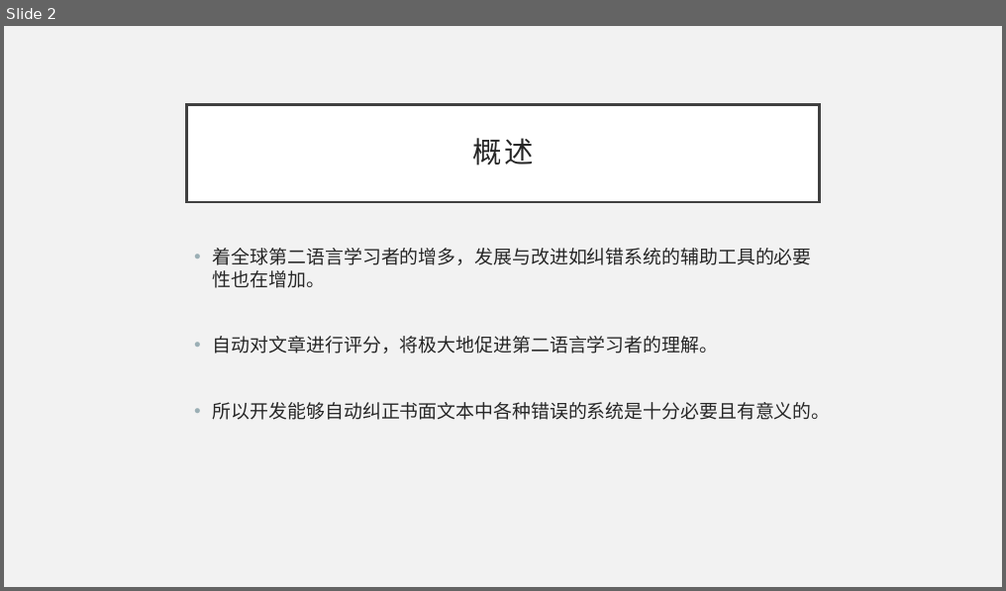
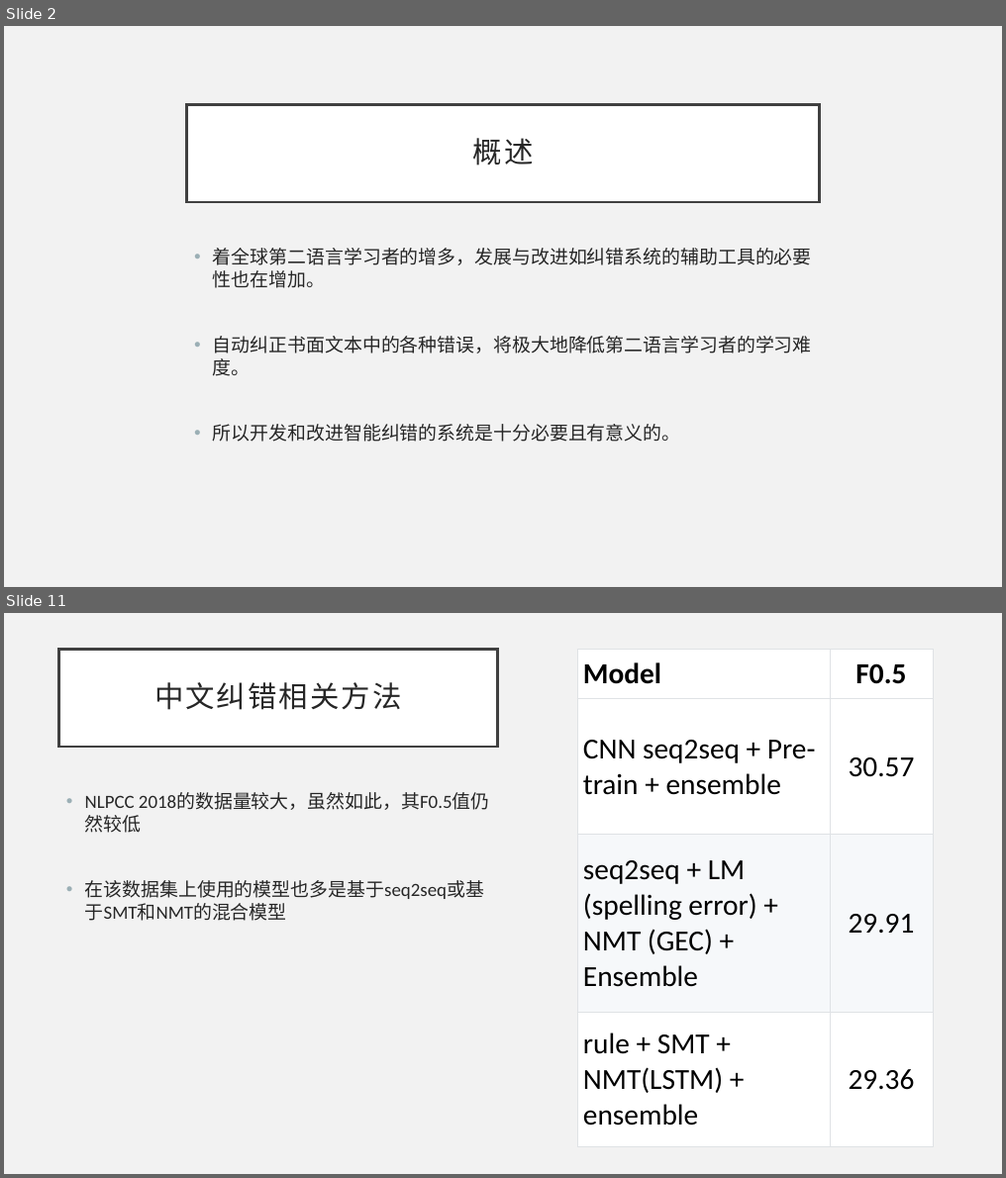
Before and after one commit to li-aolong/li-aolong.github.io, a slide deck: 北理东南研究院相关/报告-李英豪.pptx. Shown one above the other, each under a label of ours: slide 2 before the commit, slides 2 and 11 after it; the slides between them are not shown. The pictures are 1006x591 and 1006x1178 pixels, drawn with LibreOffice and Linux fonts; fonts in the diff are those of the drawing. Boxes give left, top, right and bottom in pixels: in the first picture for what was removed or moved away, otherwise in the second. Text is boxed around its words. In the diff, an @@ line names an element or a change of style, - is before the commit and + after.

```diff
--- a/北理东南研究院相关/报告-李英豪.pptx
+++ b/北理东南研究院相关/报告-李英豪.pptx
@@ slide 11 added at bbox=[4, 613, 1002, 1174], background #F2F2F2 @@
@@ title added at bbox=[58, 650, 497, 747], fill #FFFFFF, outline #404040 2.5 pt, 28 pt, text #262626 @@
+中文纠错相关方法
@@ table added at bbox=[577, 650, 933, 1148], 4 rows, 2 columns @@
+Model | F0.5
+CNN seq2seq + Pre-train + ensemble | 30.57
+seq2seq + LM (spelling error) + NMT (GEC) + Ensemble | 29.91
+rule + SMT + NMT(LSTM) + ensemble | 29.36
@@ text added at bbox=[85, 793, 490, 899], 18 pt, text #262626 @@
+• NLPCC 2018的数据量较大，虽然如此，其F0.5值仍然较低
+• 在该数据集上使用的模型也多是基于seq2seq或基于SMT和NMT的混合模型
@@ slide 2 changed as well @@
@@ text at bbox=[213, 336, 812, 442]: text changed @@
-• 自动对文章进行评分，将极大地促进第二语言学习者的理解。
-• 所以开发能够自动纠正书面文本中各种错误的系统是十分必要且有意义的。
+• 自动纠正书面文本中的各种错误，将极大地降低第二语言学习者的学习难度。
+• 所以开发和改进智能纠错的系统是十分必要且有意义的。
```
Also in this commit, not shown: 1 other slide changed, 11 other slides added, 1 slide removed.
